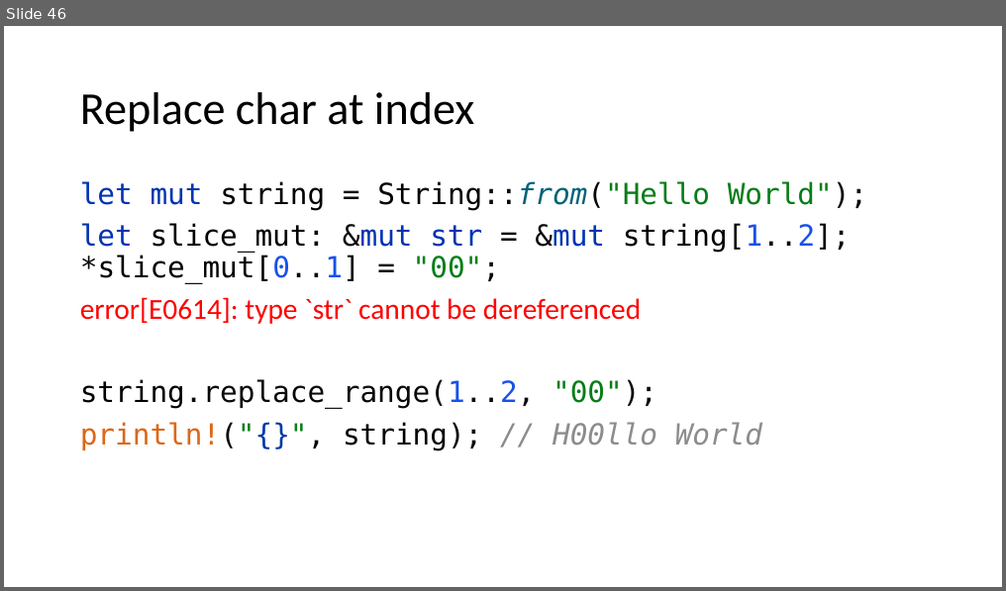
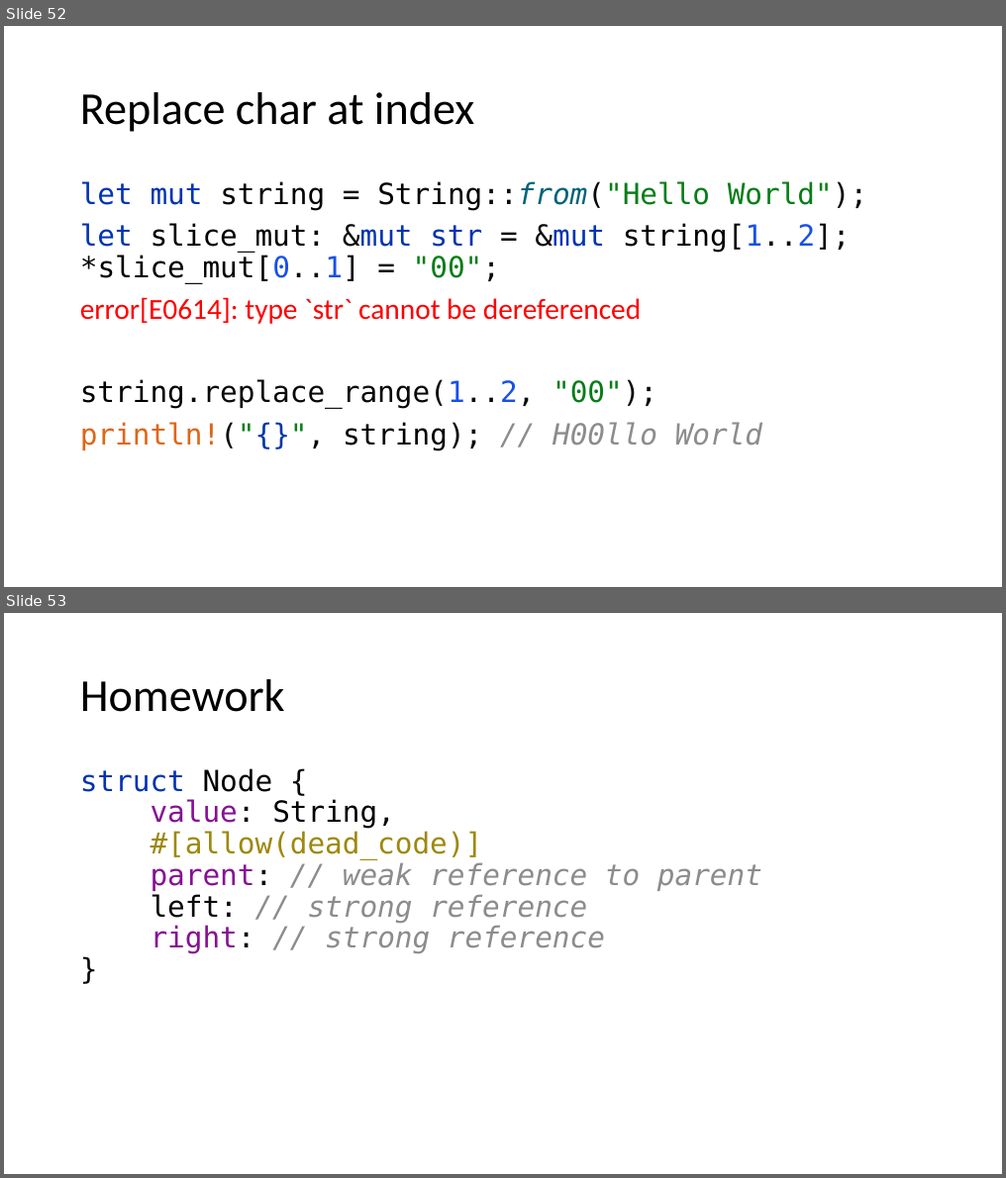
Before and after one commit to kugushev/course-rust-basics, a slide deck: src/05-SmartPointers/05-SmartPointers.pptx. Shown one above the other, each under a label of ours: slide 46 before the commit, slides 52 and 53 after it. The pictures are 1006x591 and 1006x1178 pixels, drawn with LibreOffice and Linux fonts; fonts in the diff are those of the drawing. Boxes give left, top, right and bottom in pixels: in the first picture for what was removed or moved away, otherwise in the second. Text is boxed around its words. In the diff, an @@ line names an element or a change of style, - is before the commit and + after.

```diff
--- a/src/05-SmartPointers/05-SmartPointers.pptx
+++ b/src/05-SmartPointers/05-SmartPointers.pptx
@@ slide 53 added at (4,613,1002,1174), background #FFFFFF @@
@@ title added at (80,679,285,712), 44 pt, text #000000 @@
+Homework
@@ text added at (80,768,762,955), 28 pt, text #8C8C8C @@
+struct Node {
+value: String,
+#[allow(dead_code)]
+parent: // weak reference to parent
+left: // strong reference
+right: // strong reference
+}
@@ what was slide 46 is now slide 52 @@
```
Also in this commit, not shown: 4 slides changed, 7 other slides added, 1 other file.
